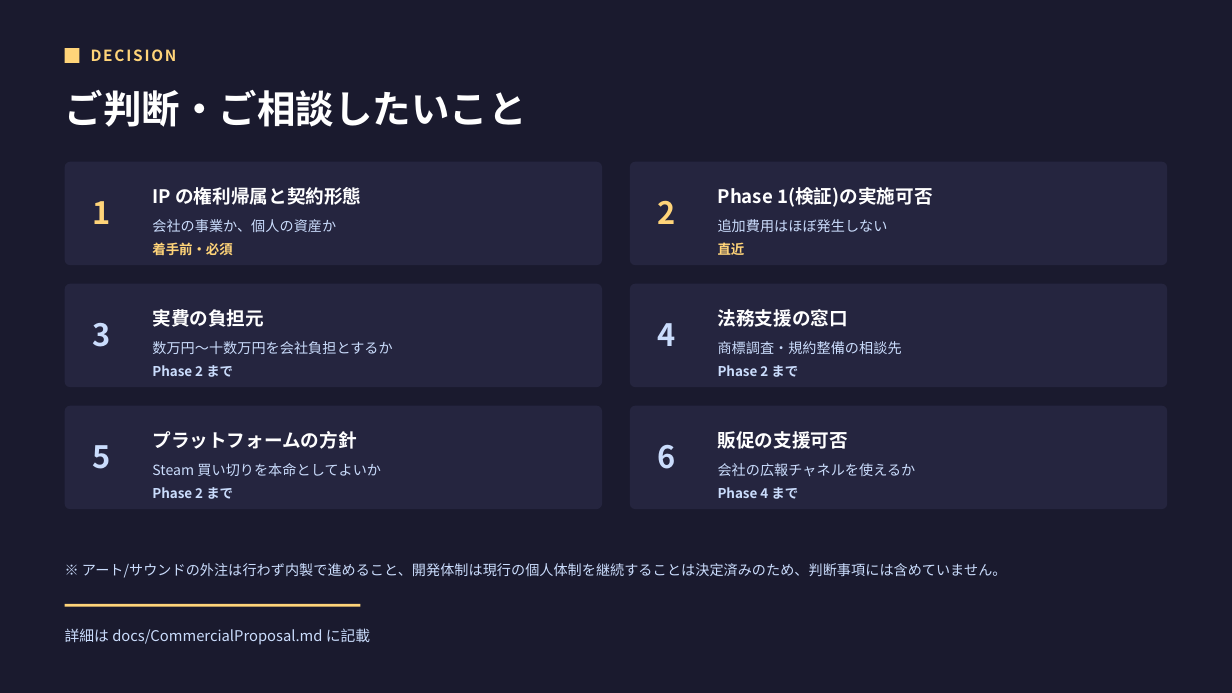
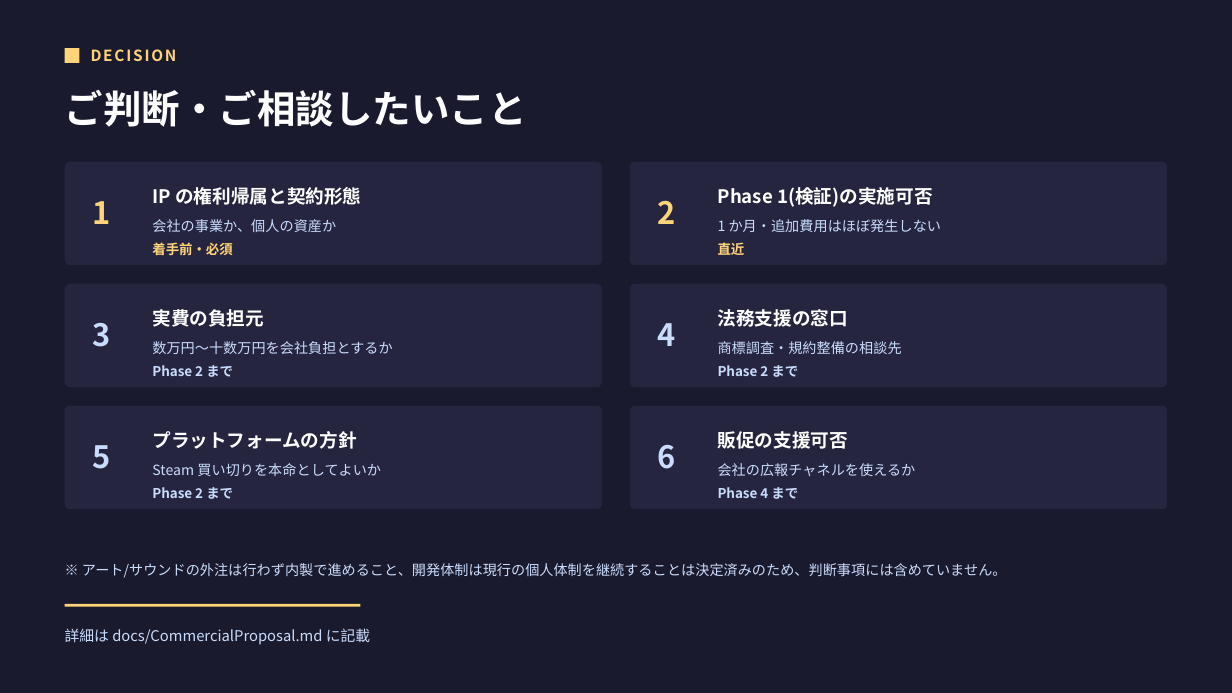
Before and after one commit to j-shimo/fami_war_like, a slide deck: slide 20 of docs/CommercialProposal.pptx. Drawn at 1232x693 pixels with LibreOffice and Linux fonts; fonts in the diff are those of the drawing. Boxes give left, top, right and bottom in pixels: in the first picture for what was removed or moved away, otherwise in the second. Text is boxed around its words. In the diff, an @@ line names an element or a change of style, - is before the commit and + after.

```diff
--- a/docs/CommercialProposal.pptx
+++ b/docs/CommercialProposal.pptx
@@ text at [718, 219, 941, 232]: text changed @@
-追加費用はほぼ発生しない
+1 か月・追加費用はほぼ発生しない
```
Also in this commit, not shown: 6 other slides changed, 5 other files.
